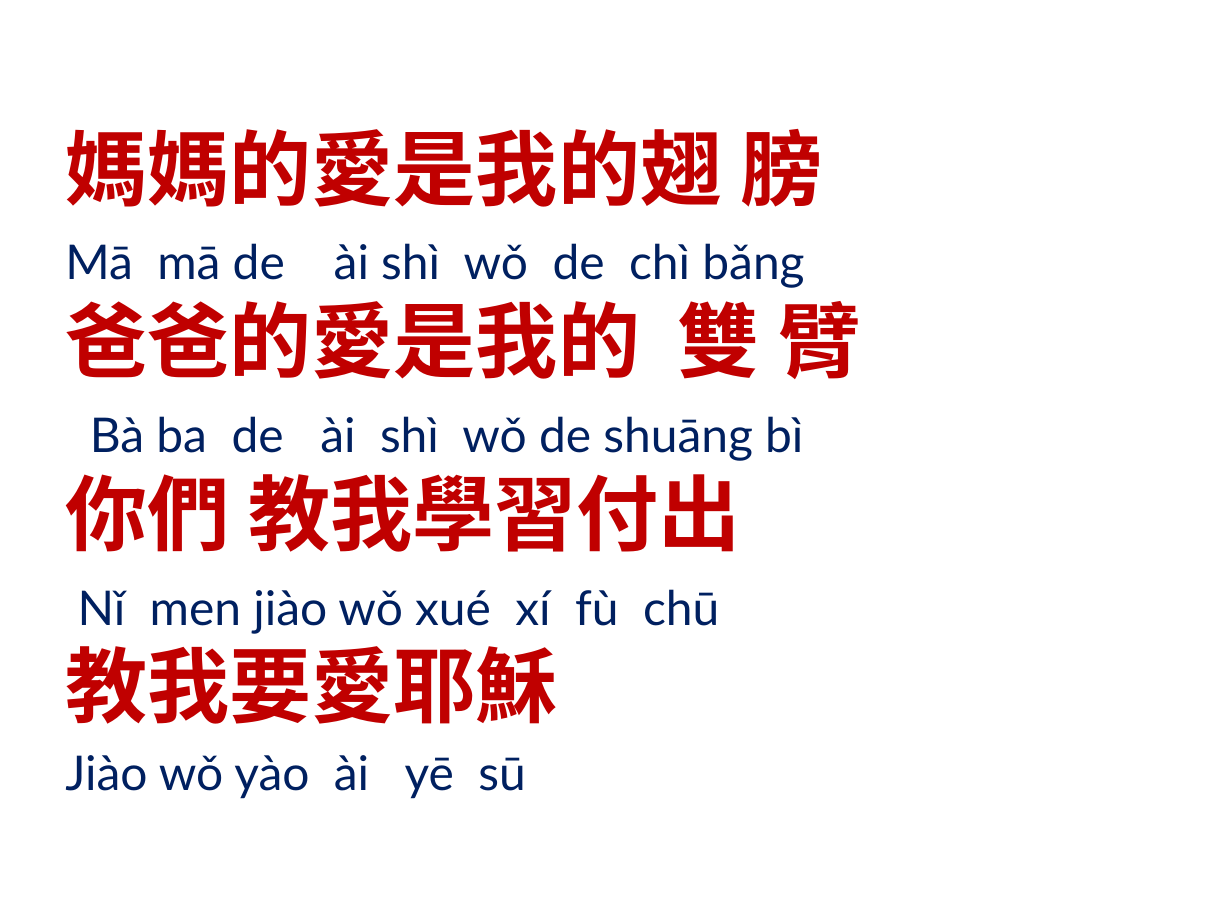
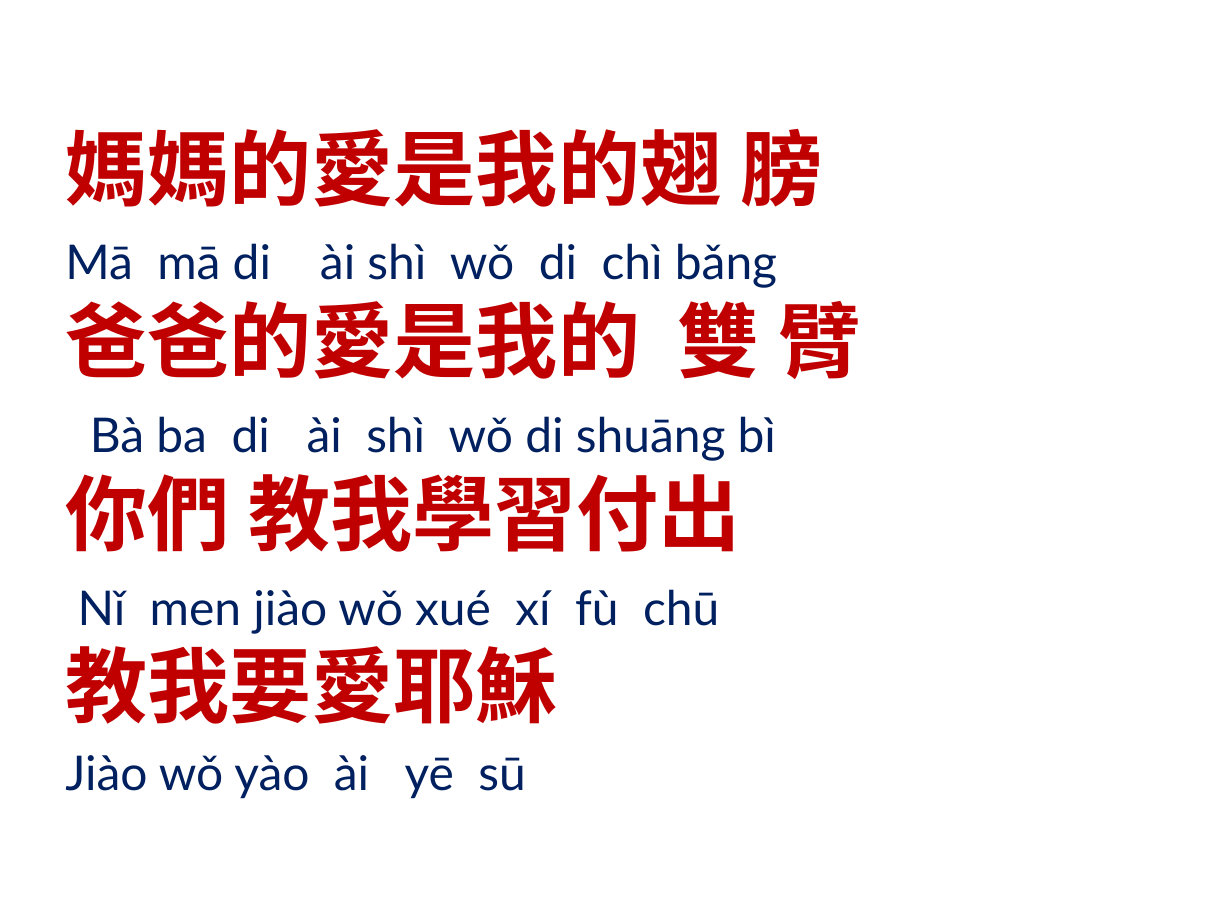
Before and after one commit to batisuoc/free-school-class, a slide deck: slide 3 of chinese/5yue爸爸媽媽的愛.pptx (slide 9 before the commit). Drawn at 1232x924 pixels with LibreOffice and Linux fonts; fonts in the diff are those of the drawing; background and template pictures are left out. Boxes give left, top, right and bottom in pixels: in the first picture for what was removed or moved away, otherwise in the second. Text is boxed around its words. In the diff, an @@ line names an element or a change of style, - is before the commit and + after.

Commit message:
Update ppts

```diff
--- a/chinese/5yue爸爸媽媽的愛.pptx
+++ b/chinese/5yue爸爸媽媽的愛.pptx
@@ subtitle at [65,243,860,552]: text changed @@
-Mā mā de ài shì wǒ de chì bǎng
-爸爸的愛是我的 雙 臂
-Bà ba de ài shì wǒ de shuāng bì
-你們 教我學習付出
+Mā mā di ài shì wǒ di chì bǎng
+爸爸的愛是我的 雙 臂
+Bà ba di ài shì wǒ di shuāng bì
+你們 教我學習付出
```
Also in this commit, not shown: 4 other slides changed, 1 other file.
